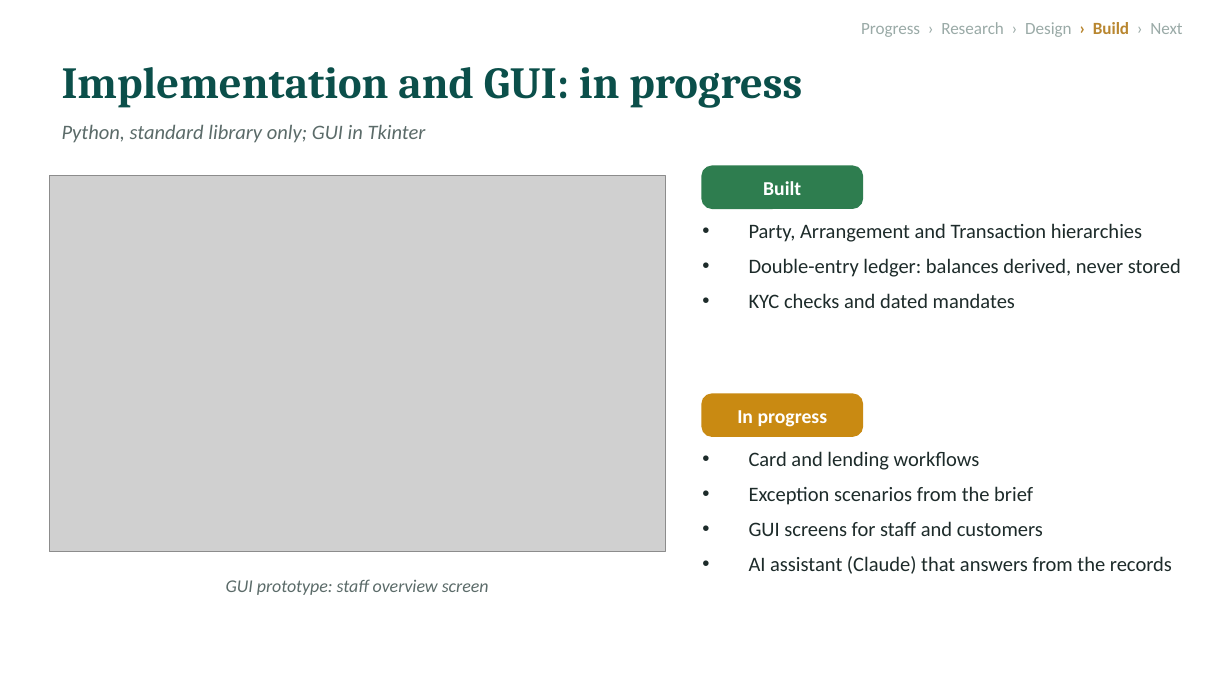
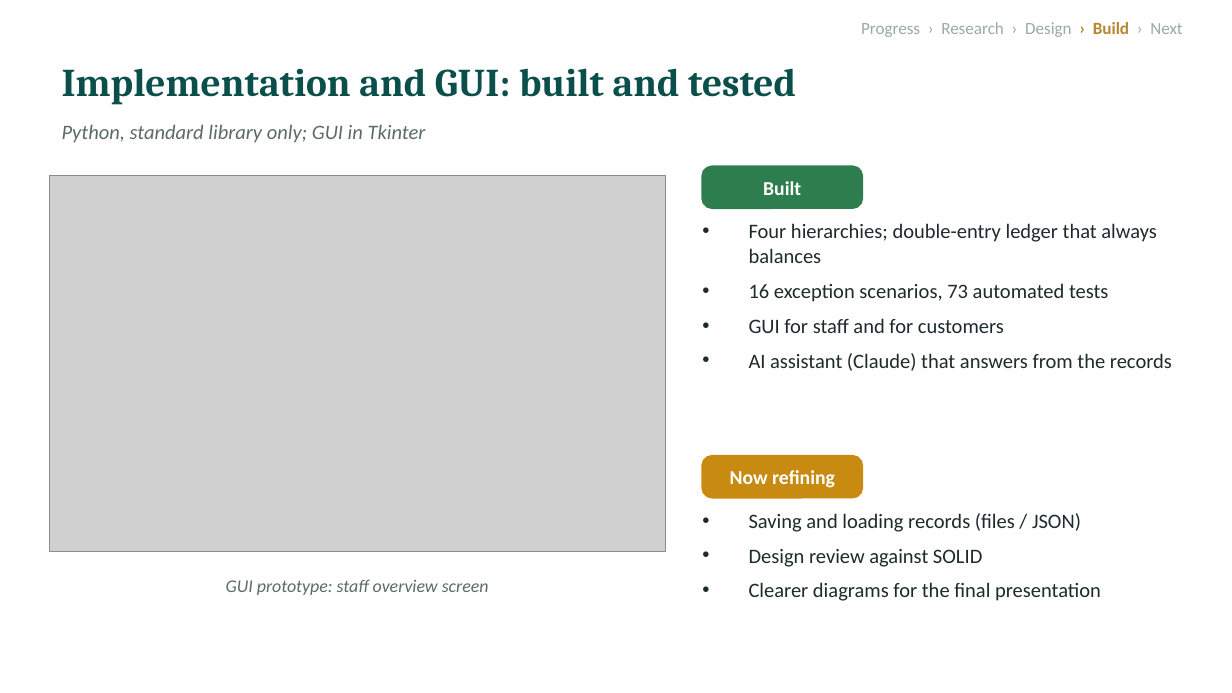
Before and after one commit to l255668-hash/commercial-banking, a slide deck: slide 8 of docs/Progress_Presentation_1.pptx. Drawn at 1232x693 pixels with LibreOffice and Linux fonts; fonts in the diff are those of the drawing; grey boxes stand for pictures. Boxes give left, top, right and bottom in pixels: in the first picture for what was removed or moved away, otherwise in the second. Text is boxed around its words. In the diff, an @@ line names an element or a change of style, - is before the commit and + after.

```diff
--- a/docs/Progress_Presentation_1.pptx
+++ b/docs/Progress_Presentation_1.pptx
@@ text at bbox=[62, 68, 796, 105]: text changed; size 26 to 23 pt @@
-Implementation and GUI: in progress
+Implementation and GUI: built and tested
@@ text at bbox=[749, 223, 1172, 371]: text changed @@
-• Party, Arrangement and Transaction hierarchies
-• Double-entry ledger: balances derived, never stored
-• KYC checks and dated mandates
+• Four hierarchies; double-entry ledger that always balances
+• 16 exception scenarios, 73 automated tests
+• GUI for staff and for customers
+• AI assistant (Claude) that answers from the records
@@ rounded rectangle: place and size @@
-rounded rectangle at bbox=[702, 394, 862, 436]
+rounded rectangle at bbox=[702, 456, 862, 498]
@@ text at bbox=[730, 470, 835, 488]: text changed @@
-In progress
+Now refining
@@ text at bbox=[749, 513, 1101, 601]: text changed @@
-• Card and lending workflows
-• Exception scenarios from the brief
-• GUI screens for staff and customers
-• AI assistant (Claude) that answers from the records
+• Saving and loading records (files / JSON)
+• Design review against SOLID
+• Clearer diagrams for the final presentation
```
Also in this commit, not shown: 2 other slides changed, 3 other files.
